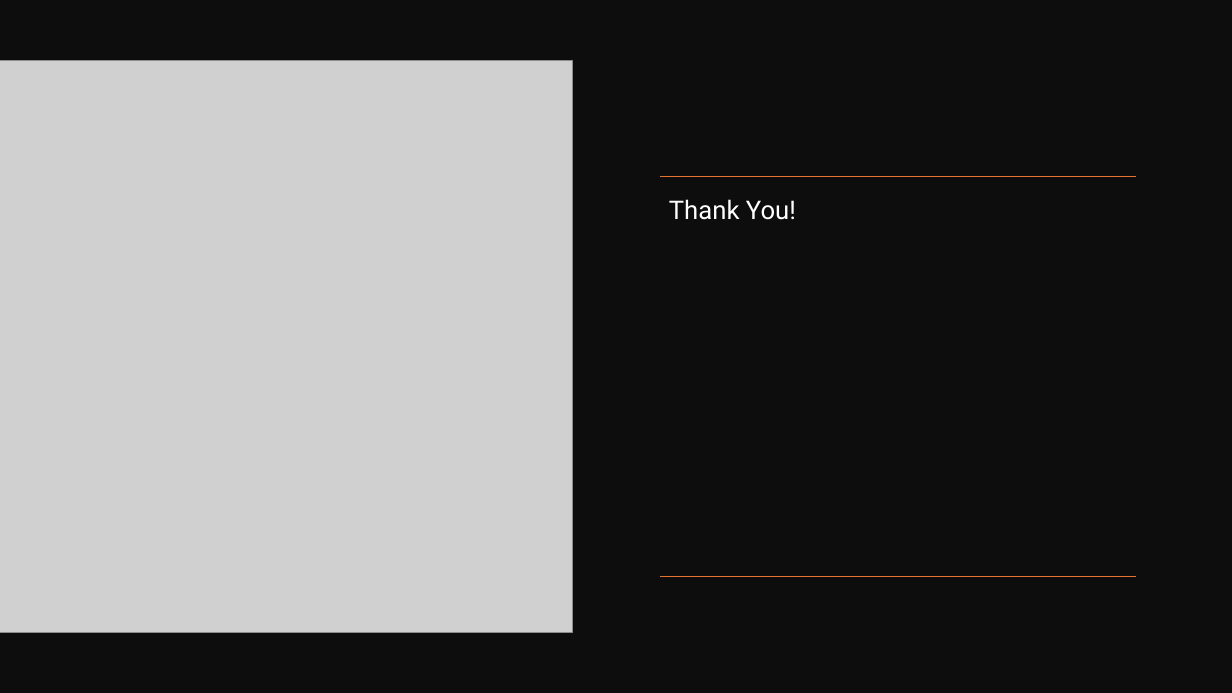
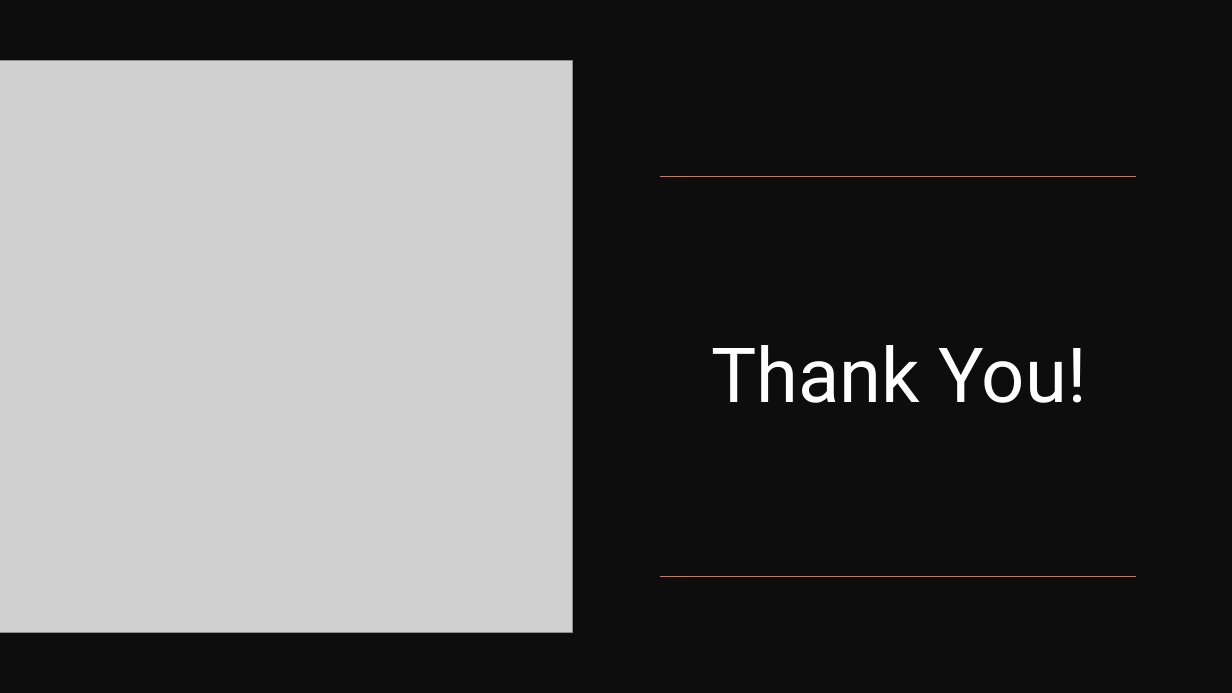
Before and after one commit to Jormungandr72/Cross-Website-Price-Checker, a slide deck: slide 11 of docs/phase_three_docs/Phase_Three_Presentation.pptx. Drawn at 1232x693 pixels with LibreOffice and Linux fonts; fonts in the diff are those of the drawing; grey boxes stand for pictures. Boxes give left, top, right and bottom in pixels: in the first picture for what was removed or moved away, otherwise in the second. Text is boxed around its words. In the diff, an @@ line names an element or a change of style, - is before the commit and + after.

```diff
--- a/docs/phase_three_docs/Phase_Three_Presentation.pptx
+++ b/docs/phase_three_docs/Phase_Three_Presentation.pptx
@@ text "Thank You!": place and size @@
-text "Thank You!" at (669,199,796,220)
+text "Thank You!" at (711,345,1087,403)
@@ text "Thank You!" at (711,345,1087,403): size 20 to 59.2 pt; line spacing 0.9 to 0.7 @@
```
Also in this commit, not shown: 7 other slides changed.
